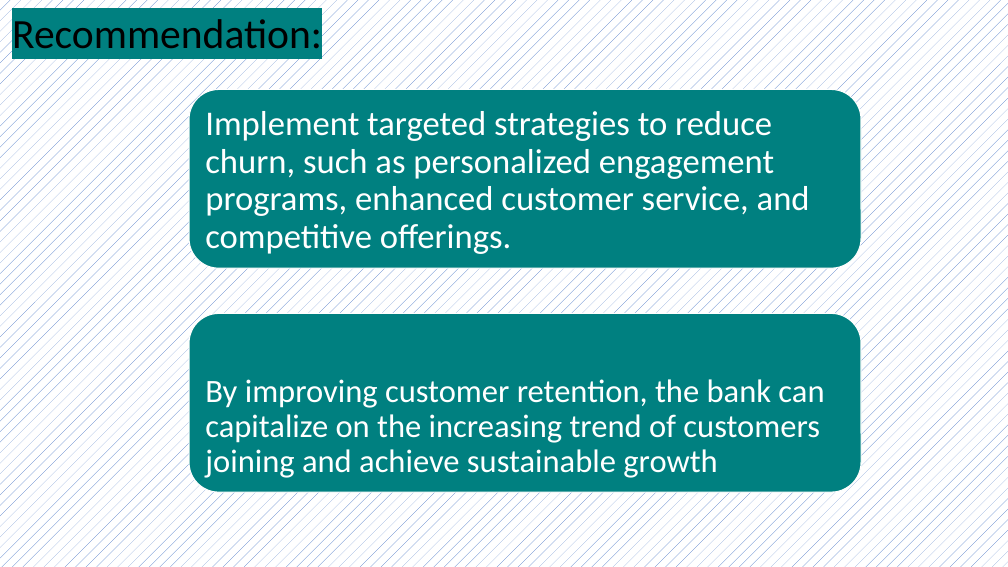
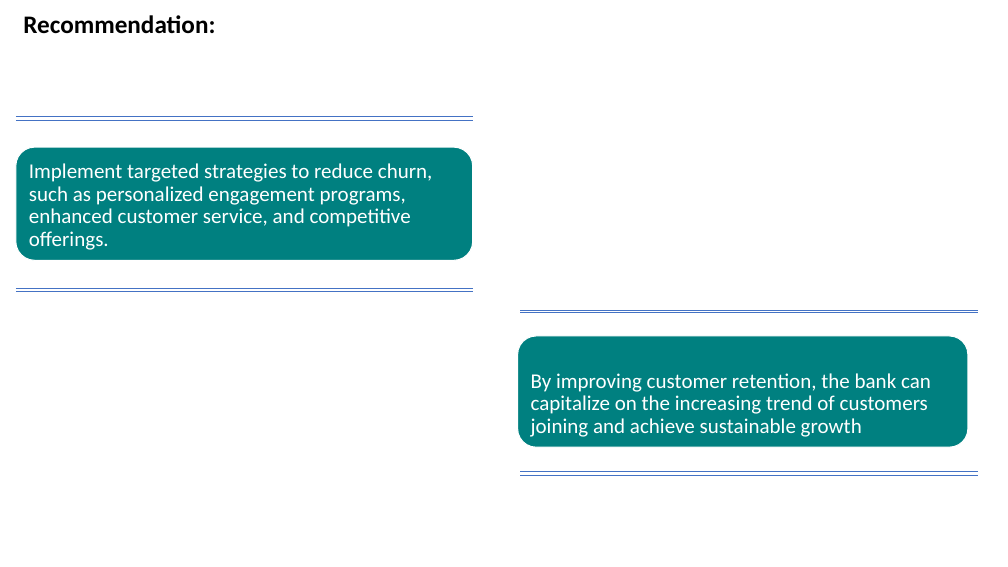
Before and after one commit to Lokesh272000/SQL-Project, a slide deck: slide 13 of Capstone Presentation.pptx. Drawn at 1008x567 pixels with LibreOffice and Linux fonts; fonts in the diff are those of the drawing. Boxes give left, top, right and bottom in pixels: in the first picture for what was removed or moved away, otherwise in the second. Text is boxed around its words. In the diff, an @@ line names an element or a change of style, - is before the commit and + after.

```diff
--- a/Capstone Presentation.pptx
+++ b/Capstone Presentation.pptx
@@ background pattern #4472C4 on #FFFFFF to #FFFFFF @@
@@ title "Recommendation:": place and size @@
-title "Recommendation:" at (12,19,322,48)
+title "Recommendation:" at (23,15,215,34)
@@ title "Recommendation:" at (23,15,215,34): size 39.6 to 24 pt, highlight #008080 to none, bold on @@
@@ line added from (16, 116) to (473, 116), #4472C4 0.5 pt @@
@@ rounded rectangle: place and size @@
-rounded rectangle at (189,89,861,268)
+rounded rectangle at (16,147,473,261)
@@ line added from (16, 120) to (473, 120), #4472C4 0.5 pt @@
@@ text "Implement targeted strategies to reduce ...": place and size @@
-text "Implement targeted strategies to reduce ..." at (205,111,810,254)
+text "Implement targeted strategies to reduce ..." at (29,163,433,250)
@@ text "Implement targeted strategies to reduce ..." at (29,163,433,250): size 33 to 20 pt; less space between paragraphs @@
@@ line added from (16, 288) to (473, 288), #4472C4 0.5 pt @@
@@ line added from (16, 291) to (473, 291), #4472C4 0.5 pt @@
@@ line added from (520, 310) to (979, 310), #4472C4 0.5 pt @@
@@ line added from (520, 313) to (979, 313), #4472C4 0.5 pt @@
@@ rounded rectangle: place and size @@
-rounded rectangle at (189,314,861,492)
+rounded rectangle at (518,336,969,447)
@@ text "By improving customer retention, the ...": place and size @@
-text "By improving customer retention, the ..." at (205,379,824,478)
+text "By improving customer retention, the ..." at (531,373,931,437)
@@ text "By improving customer retention, the ..." at (531,373,931,437): size 31 to 20 pt; less space between paragraphs @@
@@ line added from (520, 475) to (979, 475), #4472C4 0.5 pt @@
@@ line added from (520, 472) to (979, 472), #4472C4 0.5 pt @@
```
Also in this commit, not shown: 19 other slides changed, 1 slide added, 1 slide removed.
